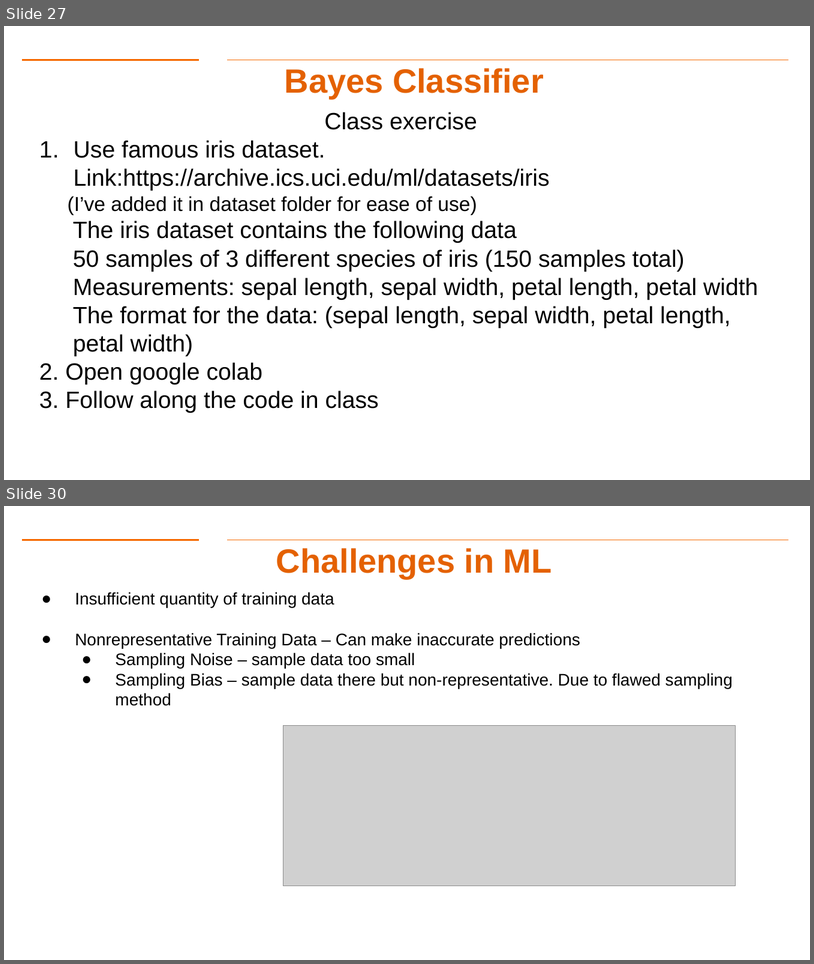
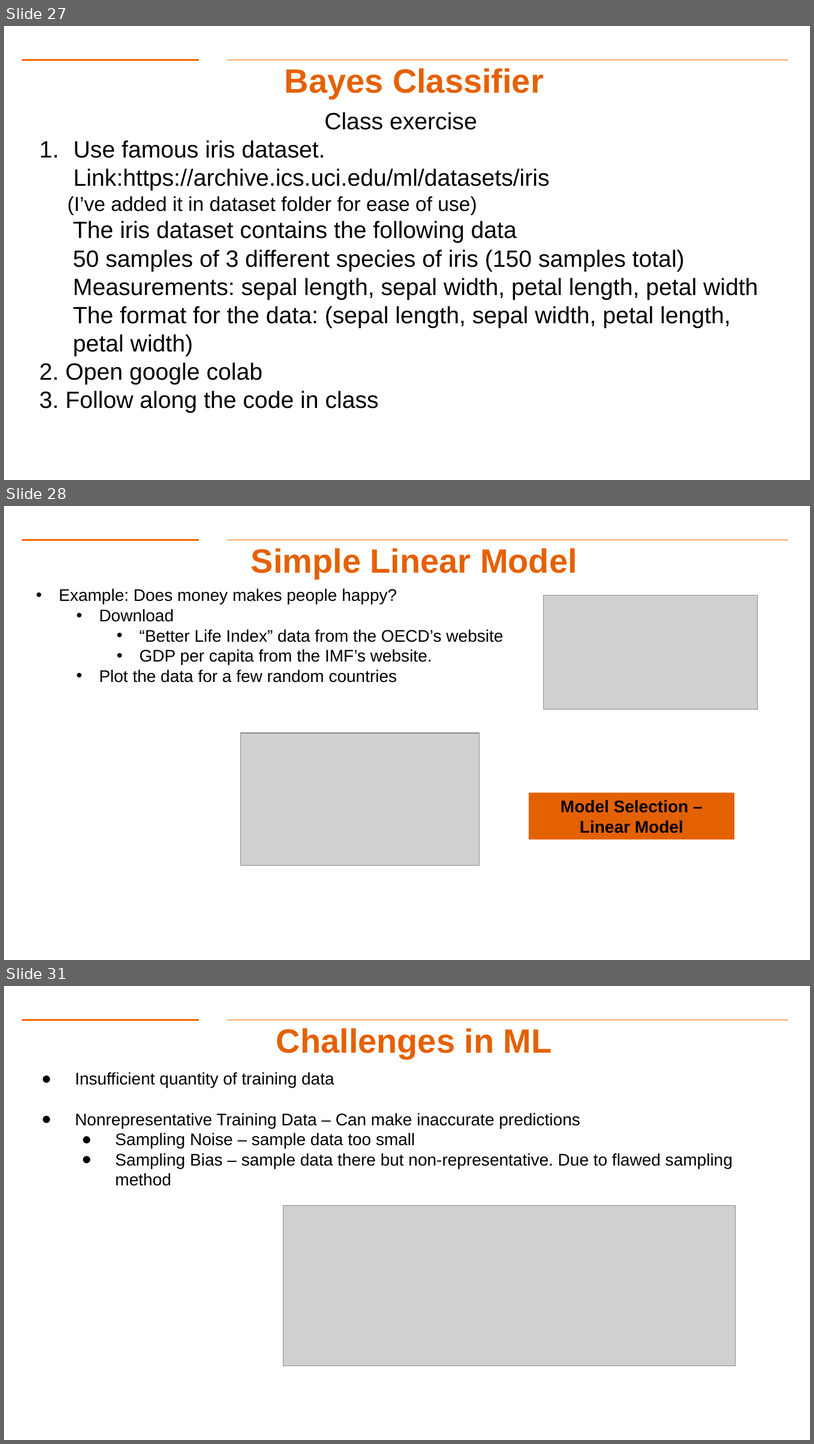
Before and after one commit to gk5951/RIT-DSCI-633-FDS, a slide deck: Syllabus/Lecture02/Lec02.pptx. Shown one above the other, each under a label of ours: slides 27 and 30 before the commit, slides 27, 28 and 31 after it; the slides between them are not shown. The pictures are 814x964 and 814x1444 pixels, drawn with LibreOffice and Linux fonts; fonts in the diff are those of the drawing; grey boxes stand for pictures; background and template pictures are left out. Boxes give left, top, right and bottom in pixels: in the first picture for what was removed or moved away, otherwise in the second. Text is boxed around its words. In the diff, an @@ line names an element or a change of style, - is before the commit and + after.

```diff
--- a/Syllabus/Lecture02/Lec02.pptx
+++ b/Syllabus/Lecture02/Lec02.pptx
@@ slide 28 added at box(4, 506, 810, 960), background #FFFFFF; not listed: 2 template elements that a slide beside it also shows @@
@@ title added at box(251, 548, 578, 579), 40 pt, text #E46102, bold @@
+Simple Linear Model
@@ text added at box(59, 588, 503, 682), 20 pt, text #000000 @@
+• Example: Does money makes people happy?
+  • Download
+    • “Better Life Index” data from the OECD’s website
+    • GDP per capita from the IMF’s website.
+  • Plot the data for a few random countries
@@ picture added at box(543, 595, 758, 709) @@
@@ picture added at box(240, 733, 479, 865) @@
@@ rectangle added at box(529, 793, 735, 840), fill #E46102, 20 pt, text #000000, bold @@
+Model Selection – Linear Model
@@ what was slide 30 is now slide 31 @@
```
Also in this commit, not shown: 9 slides changed, 1 other slide added, 2 slides removed, 4 other files.
